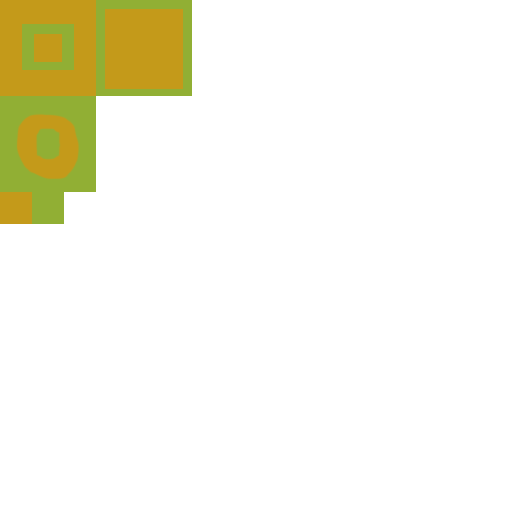
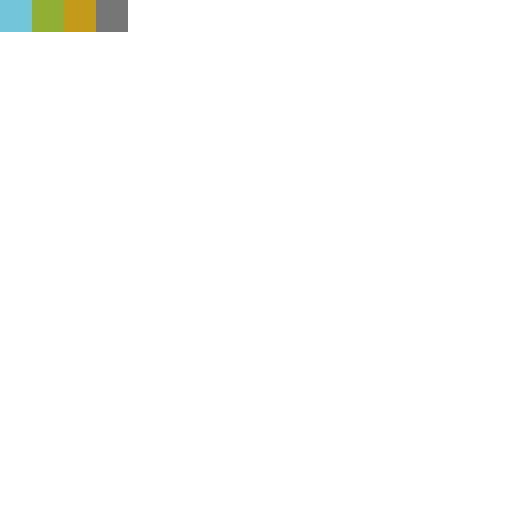
Layered file, before and after one edit (512x512). Changes by layer:
removed layer "레이어 6" over (0, 0, 192, 224)
removed layer "레이어 2" over (0, 0, 96, 192)
moved "레이어 4" out of group "그룹 1", painted on it over (0, 0, 192, 192)
removed layer "레이어 3" over (0, 0, 96, 192)
